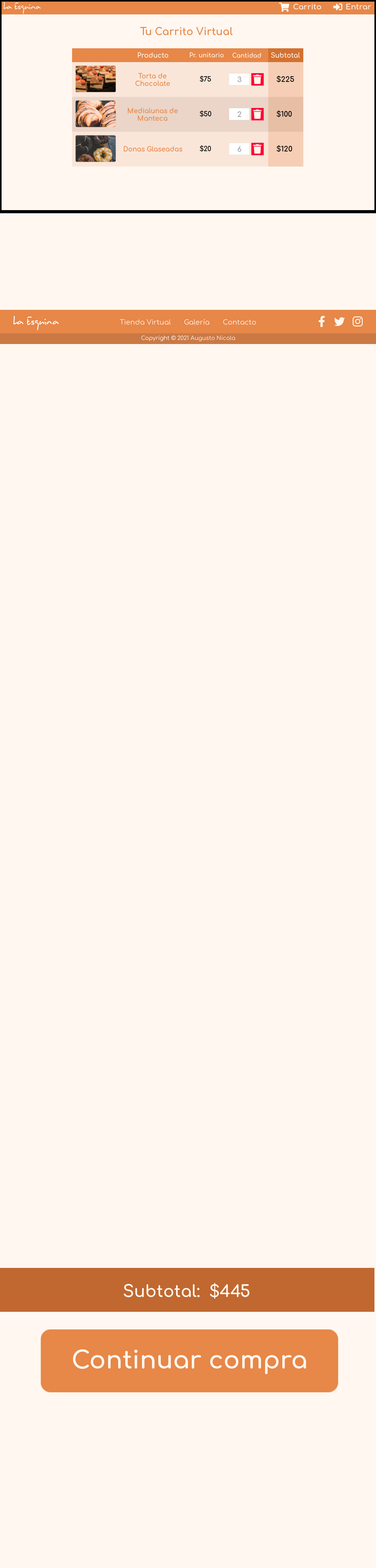
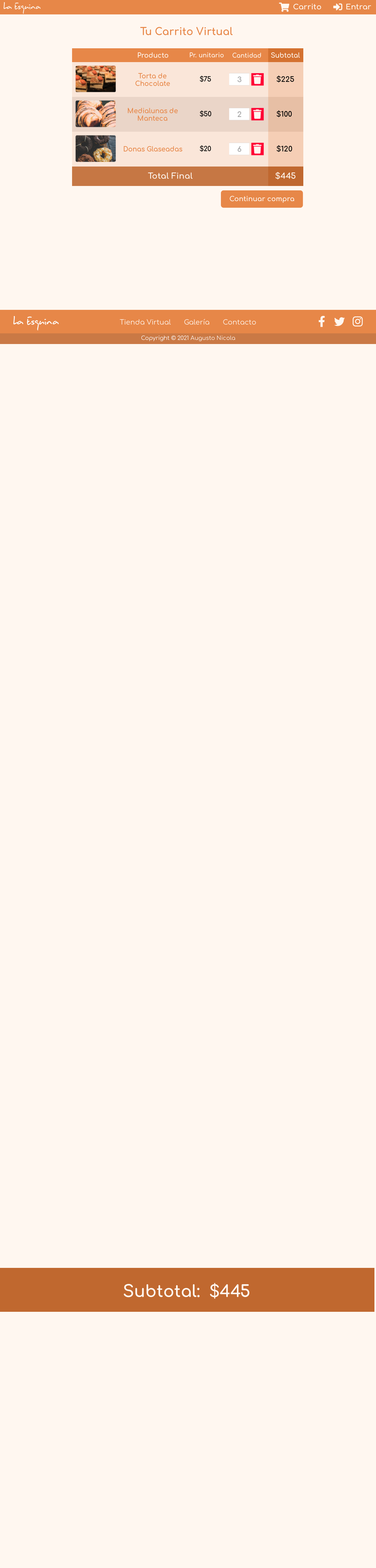
Revision of a layered 376 x 1568 image; what changed, layer by layer:
hid "Fullscreen" over bbox(0, 0, 376, 214)
added group "Total" with 4 layers in group "Productos" over bbox(72, 166, 304, 186)
added layer "Precio Total #1" in group "Total" over bbox(148, 172, 193, 179)
added layer "Precio Total" in group "Total" over bbox(275, 171, 296, 180)
added layer "Fondo Total" in group "Total" over bbox(268, 166, 304, 186)
added layer "Fondo Texto Total" in group "Total" over bbox(72, 166, 269, 186)
moved "Boton Continuar" into group "Productos" over bbox(40, 190, 339, 1393)
painted on "Texto Boton Continuar" over bbox(72, 195, 307, 1375)
painted on "Fondo Boton Continuar" over bbox(40, 190, 339, 1393)
